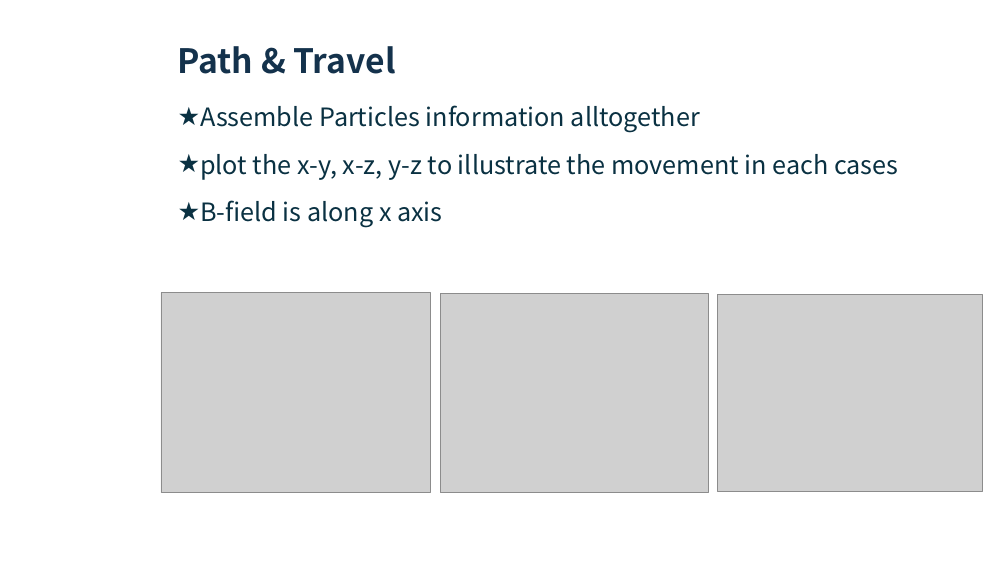
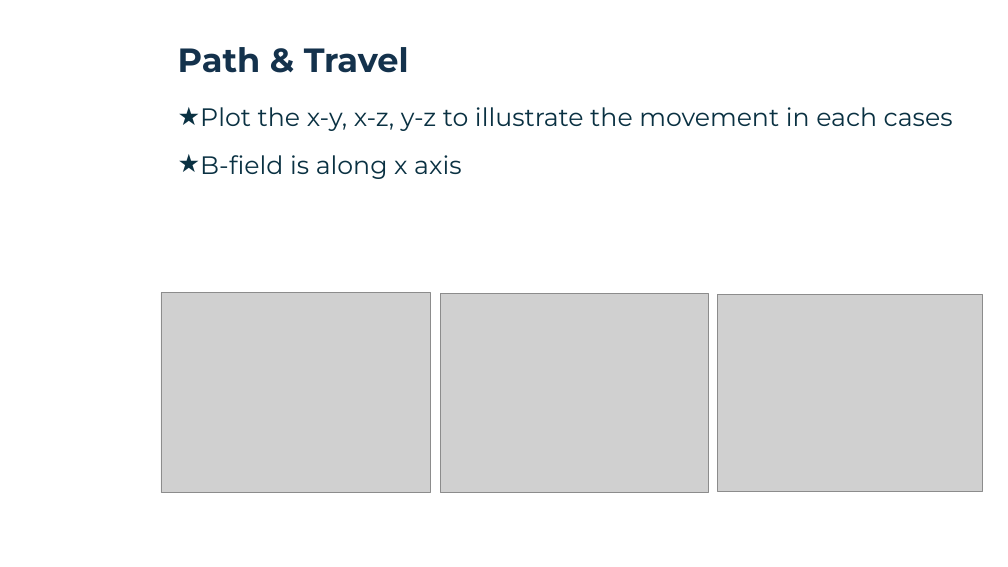
Before and after one commit to pitt1321-2161/Particle_Accelerator_Simulation, a slide deck: slide 6 of Particle Accelerator Simulation.pptx (slide 8 before the commit). Drawn at 1008x567 pixels with LibreOffice and Linux fonts; fonts in the diff are those of the drawing; grey boxes stand for pictures; background and template pictures are left out. Boxes give left, top, right and bottom in pixels: in the first picture for what was removed or moved away, otherwise in the second. Text is boxed around its words. In the diff, an @@ line names an element or a change of style, - is before the commit and + after.

```diff
--- a/Particle Accelerator Simulation.pptx
+++ b/Particle Accelerator Simulation.pptx
@@ title "Path & Travel" at bbox=[178, 47, 409, 73]: font Noto Sans CJK SC to Montserrat @@
@@ text at bbox=[200, 107, 953, 131]: text changed; font Noto Sans CJK SC to Montserrat @@
-★ Assemble Particles information alltogether
-★ plot the x-y, x-z, y-z to illustrate the movement in each cases
+★ Plot the x-y, x-z, y-z to illustrate the movement in each cases
@@ text at bbox=[200, 155, 461, 179]: font Noto Sans CJK SC to Montserrat in "B-field is along x axis" @@
```
Also in this commit, not shown: 9 other slides changed, 17 slides added, 7 other files.
